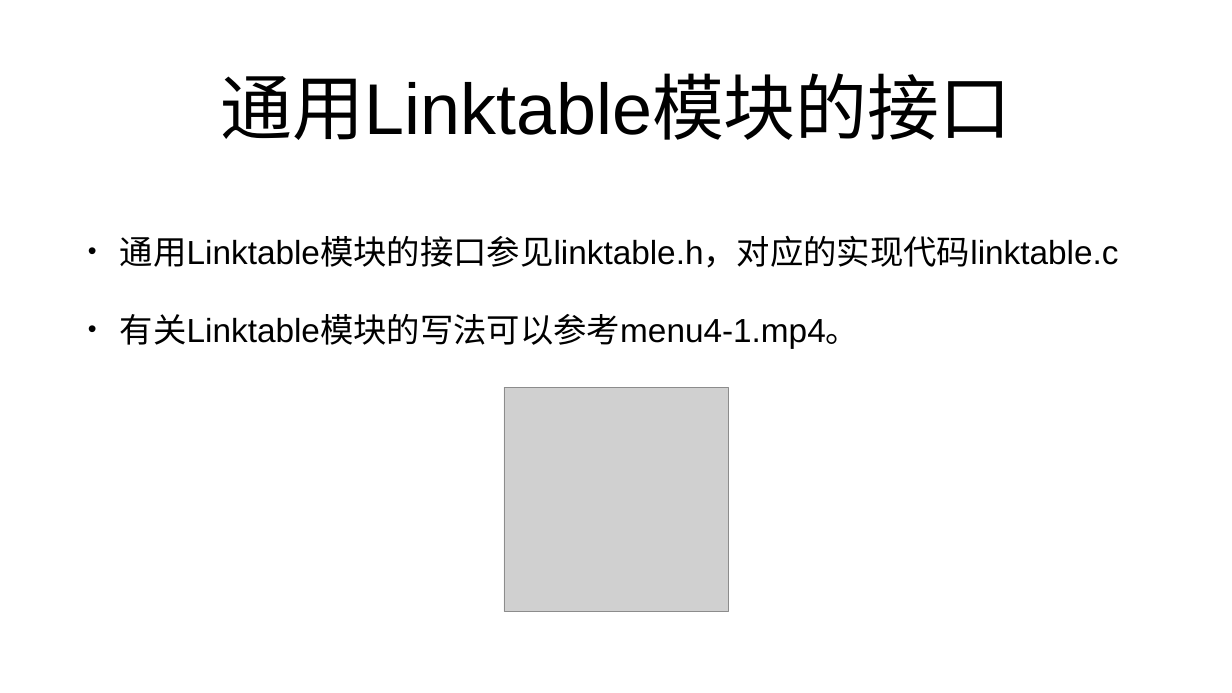
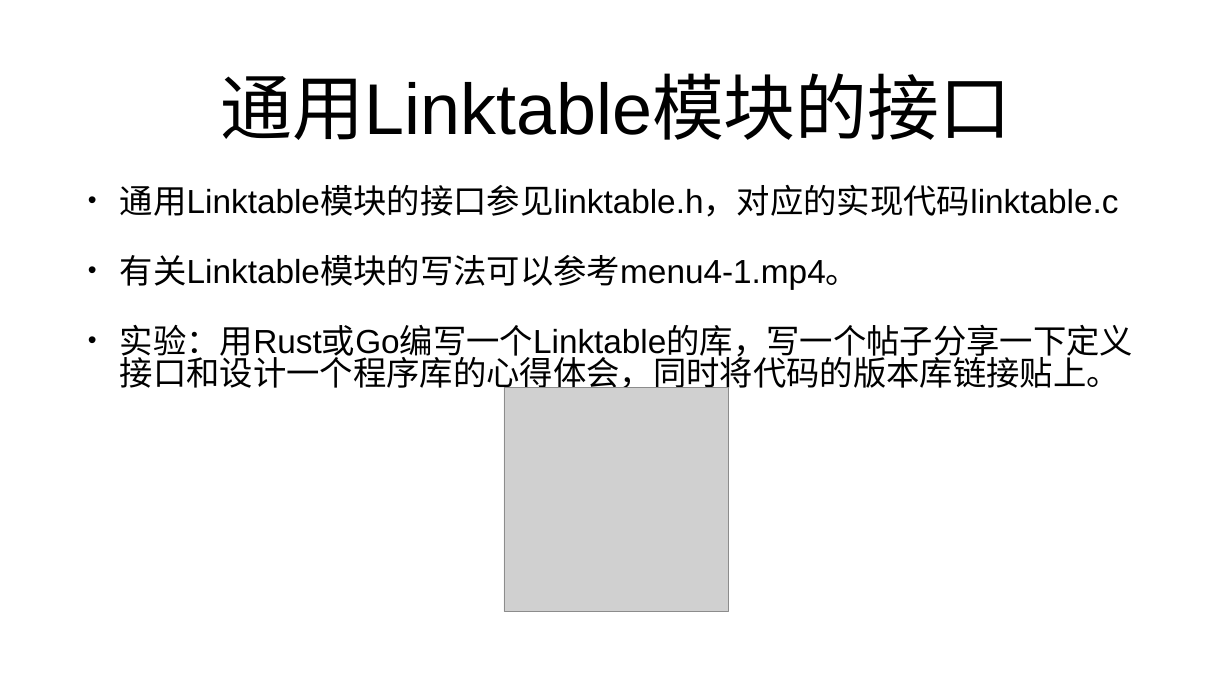
Before and after one commit to mengning/se, a slide deck: slide 80 of ppt/工程化编程实战——代码中的软件工程.pptx (slide 78 before the commit). Drawn at 1232x693 pixels with LibreOffice and Linux fonts; fonts in the diff are those of the drawing; grey boxes stand for pictures. Boxes give left, top, right and bottom in pixels: in the first picture for what was removed or moved away, otherwise in the second. Text is boxed around its words. In the diff, an @@ line names an element or a change of style, - is before the commit and + after.

```diff
--- a/ppt/工程化编程实战——代码中的软件工程.pptx
+++ b/ppt/工程化编程实战——代码中的软件工程.pptx
@@ text at box(120, 185, 1119, 290): line spacing 1 to 0.8 @@
@@ text at box(120, 324, 1133, 394): paragraph added @@
+• 实验：用Rust或Go编写一个Linktable的库，写一个帖子分享一下定义接口和设计一个程序库的心得体会，同时将代码的版本库链接贴上。
```
Also in this commit, not shown: 19 other slides changed, 16 slides added, 1 other file.
